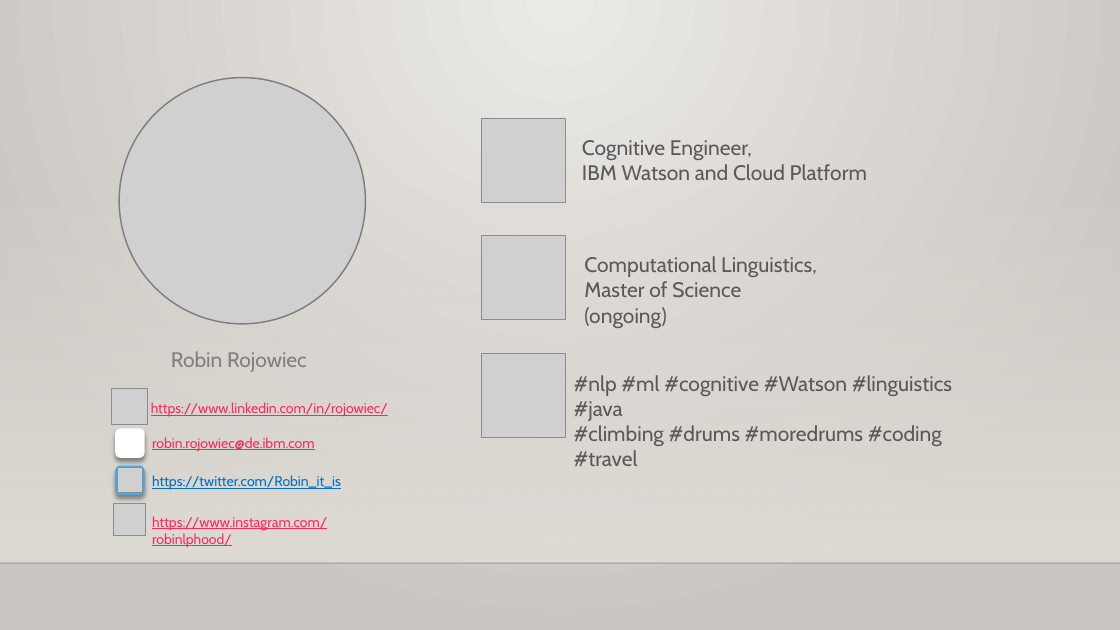
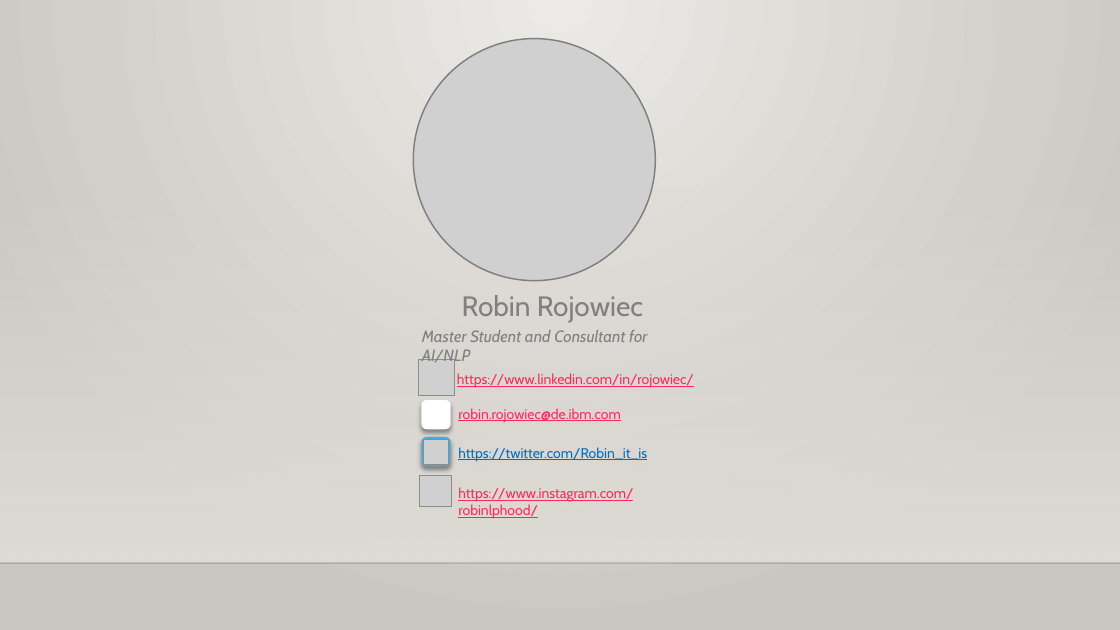
Before and after one commit to RobinRojowiec/workshop-simple-sentiment, a slide deck: slide 2 of presentation/simple_sentiment_analysis_workshop.pptx. Drawn at 1120x630 pixels with LibreOffice and Linux fonts; fonts in the diff are those of the drawing; grey boxes stand for pictures; background and template pictures are left out. Boxes give left, top, right and bottom in pixels: in the first picture for what was removed or moved away, otherwise in the second. Text is boxed around its words. In the diff, an @@ line names an element or a change of style, - is before the commit and + after.

Commit message:
updated presentation

```diff
--- a/presentation/simple_sentiment_analysis_workshop.pptx
+++ b/presentation/simple_sentiment_analysis_workshop.pptx
@@ picture: place and size @@
-picture at <box>119,77,365,323</box>
+picture at <box>413,39,655,281</box>
@@ text "Robin Rojowiec": place and size @@
-text "Robin Rojowiec" at <box>171,351,307,372</box>
+text "Robin Rojowiec" at <box>462,295,643,322</box>
@@ text "Robin Rojowiec" at <box>462,295,643,322</box>: size 18 to 24 pt @@
@@ text added at <box>422,330,647,366</box>, 14 pt, text #808080, italic @@
+Master Student and Consultant for AI/NLP
@@ group removed at <box>481,118,952,466</box>: 3 texts, 3 pictures @@
-Computational Linguistics,
-Master of Science (ongoing)
-Cognitive Engineer,
-IBM Watson and Cloud Platform
-#nlp #ml #cognitive #Watson #linguistics #java
-#climbing #drums #moredrums #coding #travel
@@ 4 texts, 3 pictures, 2 rounded rectangles: place and size @@
-4 texts, 3 pictures, 2 rounded rectangles at <box>112,388,388,548</box>
+4 texts, 3 pictures, 2 rounded rectangles at <box>418,360,694,519</box>
```
Also in this commit, not shown: 1 other file.
